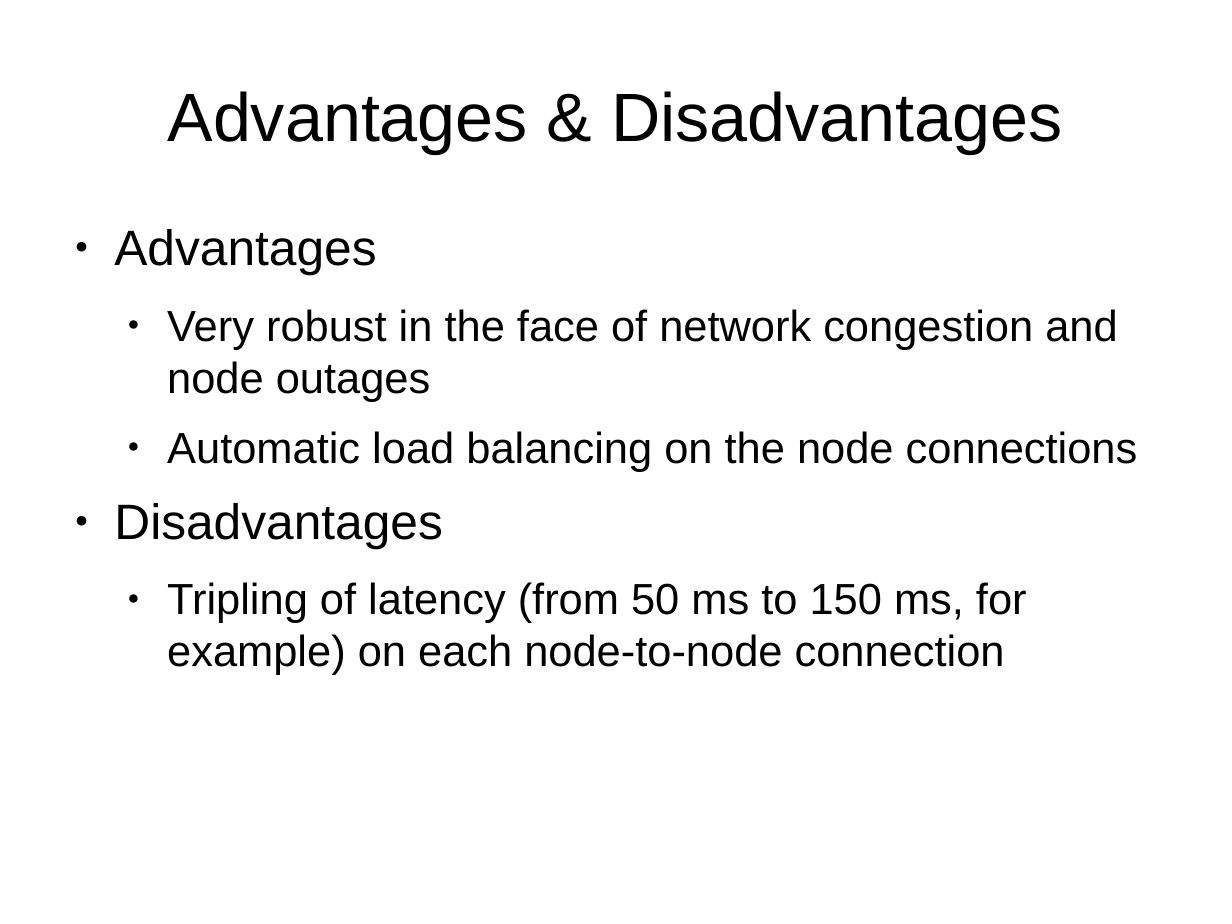
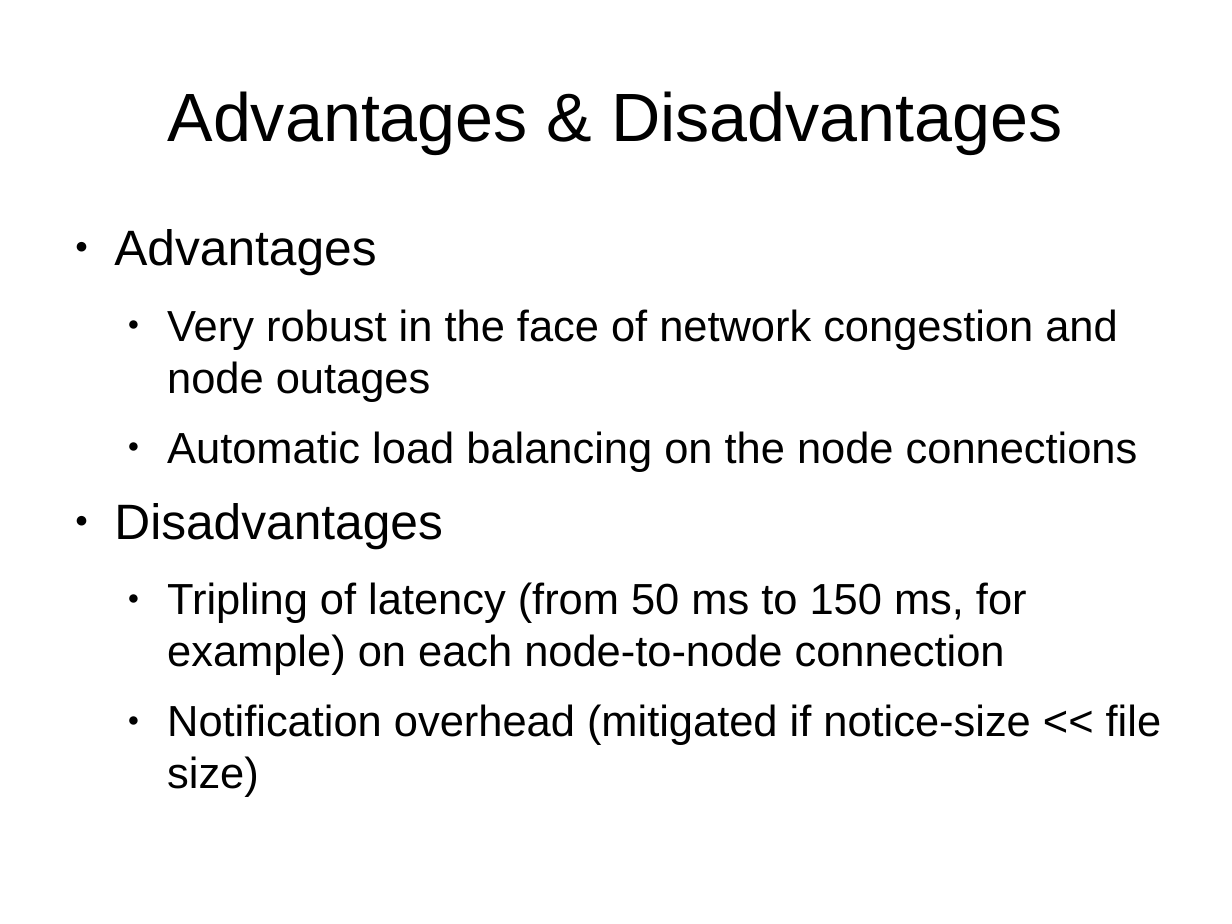
Before and after one commit to Unidata/sruth, a slide deck: slide 8 of src/presentations/ngLDM concepts.odp. Drawn at 1232x924 pixels with LibreOffice and Linux fonts; fonts in the diff are those of the drawing. Boxes give left, top, right and bottom in pixels: in the first picture for what was removed or moved away, otherwise in the second. Text is boxed around its words. In the diff, an @@ line names an element or a change of style, - is before the commit and + after.

```diff
--- a/src/presentations/ngLDM concepts.odp
+++ b/src/presentations/ngLDM concepts.odp
@@ text at [167,704,1162,797]: paragraph added @@
+  ● Notification overhead (mitigated if notice-size << file size)
```
Also in this commit, not shown: 10 other files.
